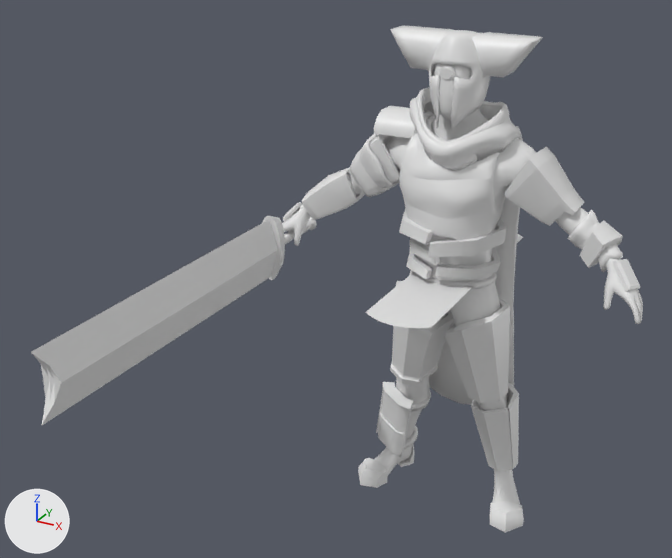
The FBX model PaladinUnityProject/Paladin/Assets/FBX/LunarPaladin.fbx, before and after one commit.
Camera for both pictures: a 50 mm camera at (3.04, -7.89, 6.2) aimed at (-0.58, -1.31, 2.91). The axes (+X, +Y, +Z) are drawn at lower left. The lights are the same throughout. Where no turn or scale is listed for an object, it has been applied to the vertices. Vertices at the same position are counted once.

The older version as bpy lines, for what is in view:
```python
me_meshpaladin = bpy.data.meshes.new('meshPaladin')
me_meshpaladin.from_pydata(...)  # 9951 vertices, 10142 faces; spans x -1.87..1.87, y -1.38..1.31, z -0.02..4.91
me_meshpaladin.materials.append(mat_matpaladin)  # white #e7e7e7
me_meshsword = bpy.data.meshes.new('meshSword')
me_meshsword.from_pydata(...)  # 689 vertices, 776 faces; spans x -0.12..0.12, y -3.42..0.55, z -0.34..0.34
me_meshsword.materials.append(mat_matpaladin)  # white #e7e7e7
ob_meshpaladin = bpy.data.objects.new('meshPaladin', me_meshpaladin)
ob_meshpaladin.location = (0.0, 0.0, 0.0)
ob_meshsword = bpy.data.objects.new('meshSword', me_meshsword)
ob_meshsword.location = (-1.687, -0.378, 2.756)
```
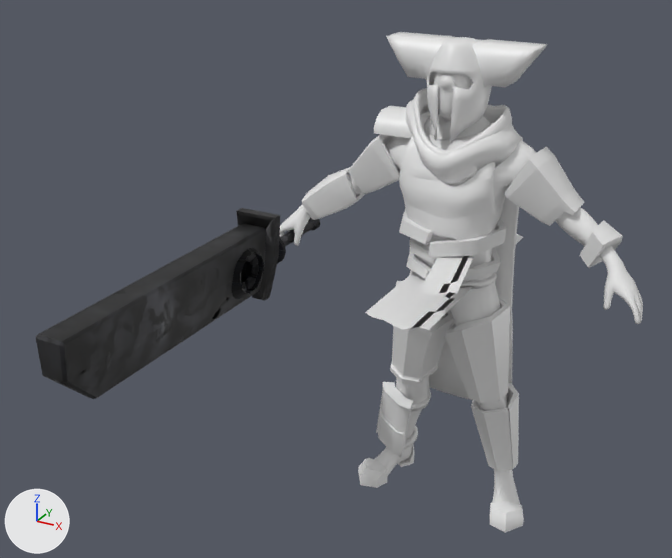
The newer file is also rescaled (x0.01) as a whole; pictures and numbers use the older file's frame.

The edits, one by one:
Picture 'texLunarPaladinSword.png' (img_texlunarpaladinsword_png) is new.
Picture 'texNormalConcrete.png' (img_texnormalconcrete_png) is new.
Material 'matLunarSword' (mat_matlunarsword) is new.
Uses the picture img_texlunarpaladinsword_png.
Uses the picture img_texnormalconcrete_png.
me_meshpaladin is used by ob_meshpaladin; location (0.0, 0.0, 0.0).
me_meshpaladin had 9951 vertices, 10142 faces and spanned x -1.87..1.87, y -1.38..1.31, z -0.02..4.91.
me_meshpaladin now has 8965 vertices, 9100 faces and spans x -1.87..1.87, y -1.41..1.34, z -0.02..4.84.
me_meshpaladin part 1: the loose piece of 170 vertices spanning x -0.66..0.68, y -0.21..0.25, z 4.49..4.89 is scaled about its middle by 1.06, then moved by (0.0, 0.01, -0.07).
me_meshpaladin part 2: the loose piece of 48 vertices spanning x -0.07..0.07, y -0.41..-0.25, z 4.53..4.67 is copied, and the copy is moved by (0.0, -0.01, -0.08); it spans x -0.08..0.08, y -0.42..-0.26, z 4.44..4.6.
me_meshpaladin part 3: the loose piece of 196 vertices spanning x -0.58..0.58, y 0.18..0.52, z 0.89..4.06 is rebuilt with 196 vertices and now spans x -0.57..0.57, y 0.18..0.51, z 0.97..3.99.
me_meshpaladin part 4: a new loose piece of 48 vertices spanning x 0.01..0.51, y -1.33..-0.2, z 2.96, in mat_matpaladin (white #e7e7e7).
me_meshpaladin part 5: the loose piece of 576 vertices spanning x -1.08..-0.58, y -0.25..0.31, z 3.26..3.89 is deleted.
me_meshpaladin part 6: the loose piece of 482 vertices spanning x 1.1..1.61, y -0.22..0.19, z 2.96..3.43 is deleted.
me_meshpaladin part 7: the loose piece of 12 vertices spanning x -1.8..-1.6, y -0.3..-0.12, z 2.91..3.09 is deleted.
me_meshpaladin part 8: the loose piece of 12 vertices spanning x 1.54..1.8, y -0.35..-0.07, z 2.87..3.13 is deleted.
me_meshpaladin part 9: 353 vertices moved from x -0.4..0.38, y -0.41..0.44, z 3.7..4.86 to x -0.4..0.38, y -0.42..0.46, z 3.56..4.83; 1658 vertices removed from x -0.49..0.51, y -0.51..0.44, z 3.68..4.91; 1610 vertices added at x -0.52..0.54, y -0.55..0.47, z 3.53..4.84.
Mesh me_mdlbrothersword is new.
It has 652 vertices, 695 faces and spans x -0.23..0.21, y -3.47..0.39, z -0.46..0.43.
It uses material mat_matlunarsword.
Object 'meshSword' (ob_meshsword) is deleted.
Object 'mdlBrotherSword' (ob_mdlbrothersword) is new; it shows me_mdlbrothersword.
Its location is (-1.673, -0.17, 2.757).

Where the change shows, as pixel boxes [x1, y1, x2, y2] in the pictures (672 x 558 px; the box of a moved part takes in the faces that stretch with it):
'meshPaladin', reshaped: before [282, 25, 643, 533]; after [280, 32, 643, 533]
'mdlBrotherSword', added: after [36, 208, 320, 399]
'meshSword', deleted: before [31, 216, 317, 425]
part 1 of me_meshpaladin, moved or reshaped: before [390, 25, 543, 78]; after [386, 32, 547, 88]
part 2 of me_meshpaladin, added: after [438, 74, 456, 92]
part 3 of me_meshpaladin, rebuilt: before [429, 126, 523, 405]; after [429, 197, 519, 400]
part 4 of me_meshpaladin, added: after [419, 256, 474, 295]
part 5 of me_meshpaladin, deleted: before [350, 133, 399, 197]
part 6 of me_meshpaladin, deleted: before [567, 210, 623, 272]
part 7 of me_meshpaladin, deleted: before [283, 202, 302, 221]
part 8 of me_meshpaladin, deleted: before [612, 259, 640, 291]
part 9 of me_meshpaladin, moved or reshaped: before [410, 30, 522, 171]; after [406, 37, 523, 186]
